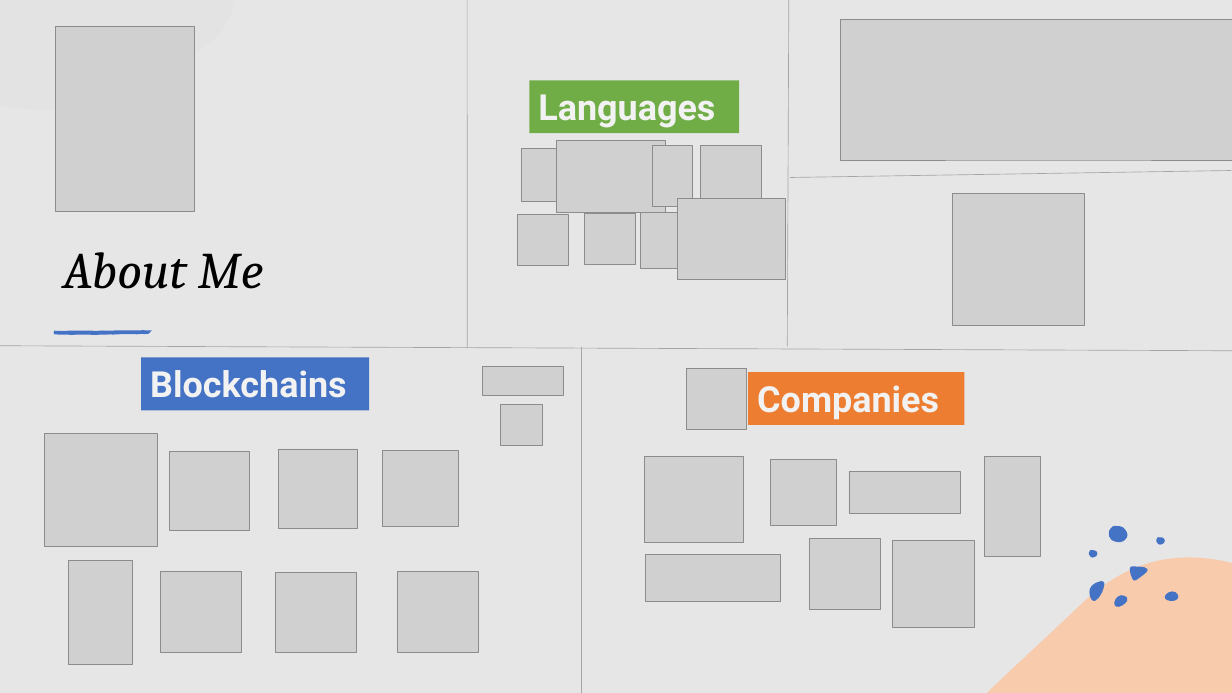
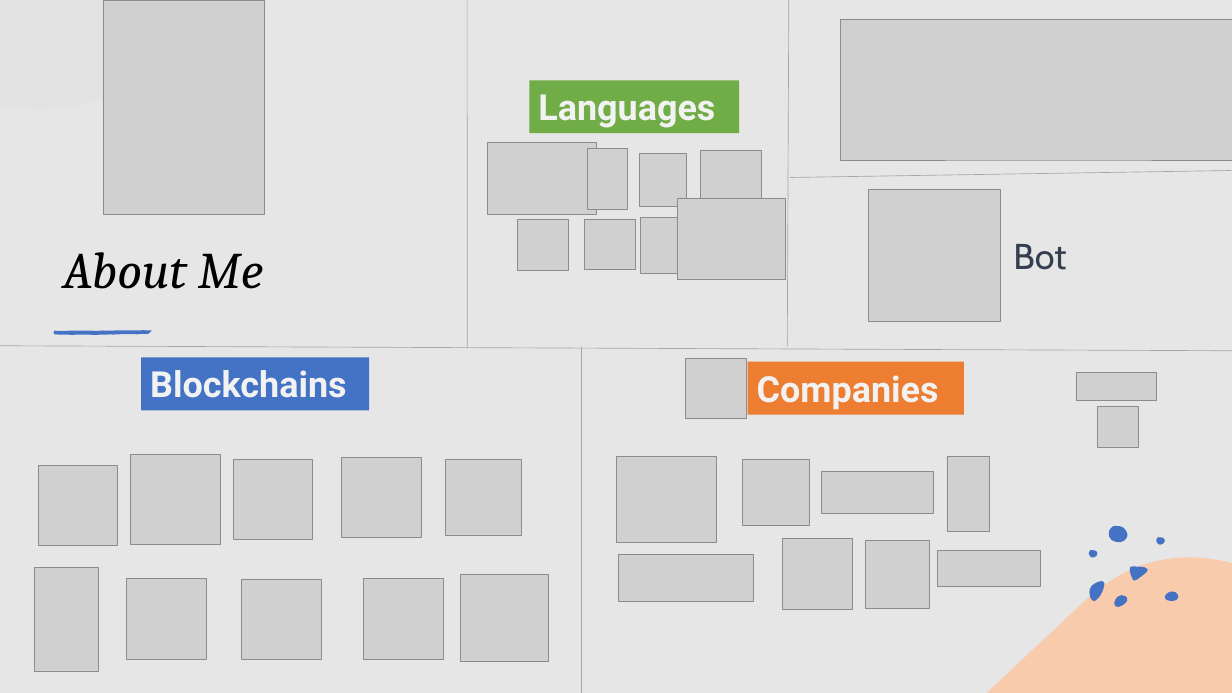
Before and after one commit to abhi3700/my_resume, a slide deck: slide 1 of about_me.pptx. Drawn at 1232x693 pixels with LibreOffice and Linux fonts; fonts in the diff are those of the drawing; grey boxes stand for pictures. Boxes give left, top, right and bottom in pixels: in the first picture for what was removed or moved away, otherwise in the second. Text is boxed around its words. In the diff, an @@ line names an element or a change of style, - is before the commit and + after.

```diff
--- a/about_me.pptx
+++ b/about_me.pptx
@@ picture removed at <box>55,27,194,212</box> @@
@@ picture added at <box>104,0,264,214</box> @@
@@ picture: place and size @@
-picture at <box>556,140,665,213</box>
+picture at <box>488,142,597,215</box>
@@ picture: place and size @@
-picture at <box>653,145,692,206</box>
+picture at <box>588,149,628,210</box>
@@ picture: place and size @@
-picture at <box>521,149,568,201</box>
+picture at <box>640,153,687,206</box>
@@ 4 pictures: place and size @@
-4 pictures at <box>518,145,762,269</box>
+4 pictures at <box>518,151,762,274</box>
@@ picture: place and size @@
-picture at <box>953,193,1085,325</box>
+picture at <box>869,189,1001,322</box>
@@ text added at <box>1013,244,1066,270</box>, 28 pt, text #333F50 @@
+Bot
@@ picture: place and size @@
-picture at <box>687,369,747,429</box>
+picture at <box>686,359,746,419</box>
@@ rectangle "Companies": place and size @@
-rectangle "Companies" at <box>749,372,965,425</box>
+rectangle "Companies" at <box>748,362,964,415</box>
@@ picture: place and size @@
-picture at <box>482,367,563,396</box>
+picture at <box>1076,372,1156,401</box>
@@ picture: place and size @@
-picture at <box>501,404,543,445</box>
+picture at <box>1098,407,1140,448</box>
@@ picture added at <box>38,466,117,545</box> @@
@@ picture: place and size @@
-picture at <box>44,433,158,547</box>
+picture at <box>131,455,221,544</box>
@@ picture: place and size @@
-picture at <box>170,451,250,531</box>
+picture at <box>233,460,312,540</box>
@@ picture: place and size @@
-picture at <box>278,449,358,529</box>
+picture at <box>342,457,421,537</box>
@@ picture: place and size @@
-picture at <box>383,451,458,527</box>
+picture at <box>445,459,521,535</box>
@@ picture: place and size @@
-picture at <box>849,471,961,514</box>
+picture at <box>822,471,933,514</box>
@@ picture: place and size @@
-picture at <box>985,457,1042,556</box>
+picture at <box>947,457,990,532</box>
@@ picture: place and size @@
-picture at <box>810,539,880,609</box>
+picture at <box>783,539,853,609</box>
@@ 3 pictures: place and size @@
-3 pictures at <box>644,457,837,602</box>
+3 pictures at <box>616,457,810,602</box>
@@ picture: place and size @@
-picture at <box>893,541,975,628</box>
+picture at <box>865,541,929,608</box>
@@ picture added at <box>937,550,1041,587</box> @@
@@ 4 pictures: place and size @@
-4 pictures at <box>68,560,479,665</box>
+4 pictures at <box>34,567,444,672</box>
@@ picture added at <box>461,574,549,662</box> @@
```
Also in this commit, not shown: 3 other files.
